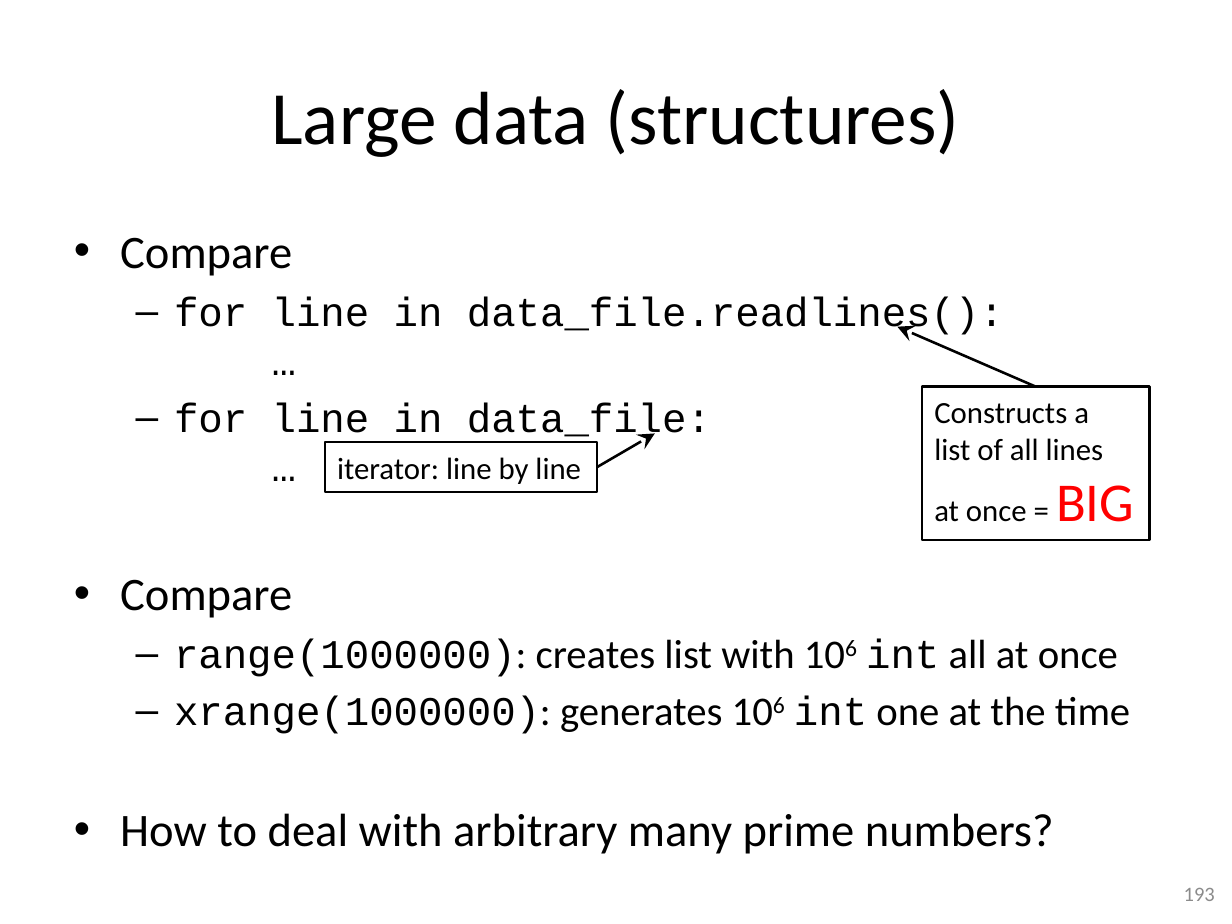
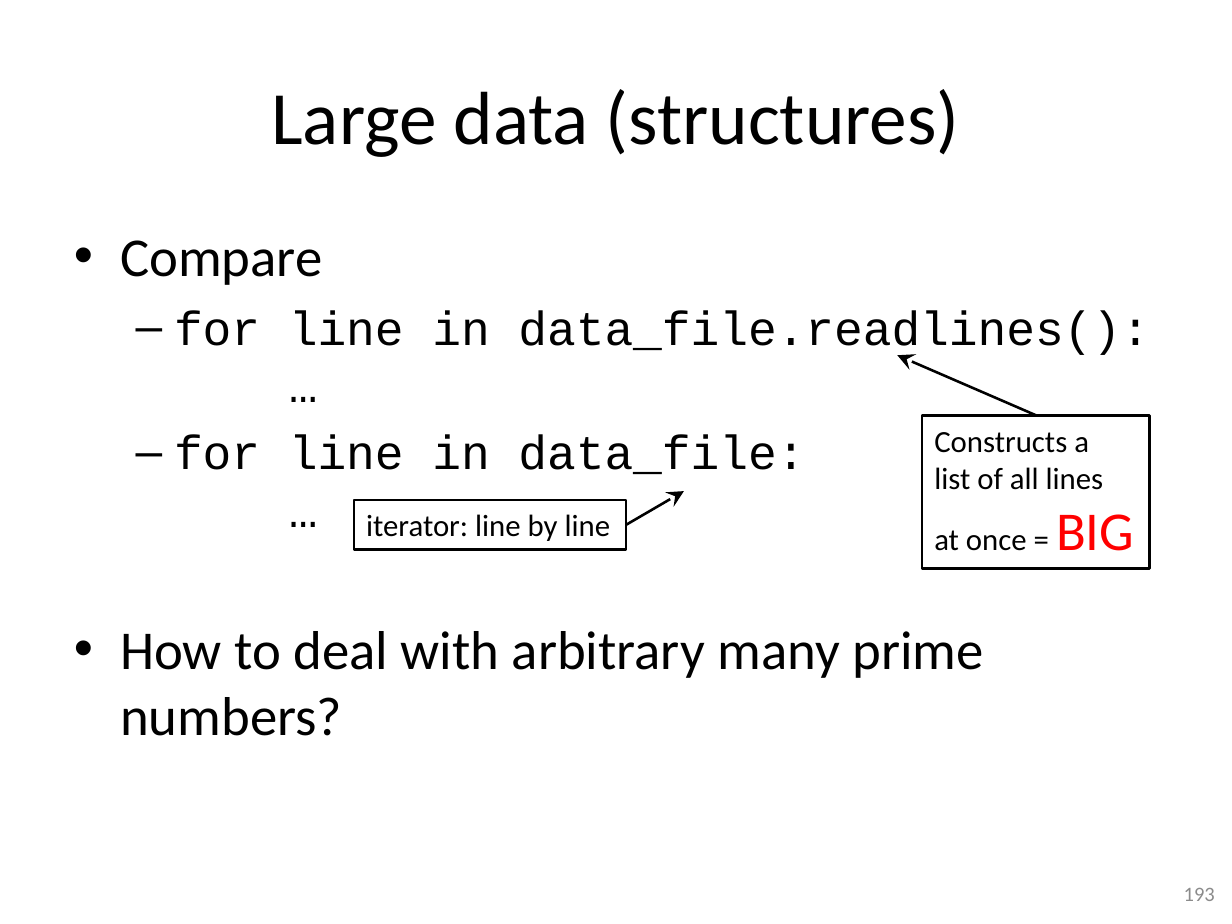
Before and after one commit to gjbex/training-material, a slide deck: slide 193 of Python/python-intro.pptx. Drawn at 1232x924 pixels with LibreOffice and Linux fonts; fonts in the diff are those of the drawing. Boxes give left, top, right and bottom in pixels: in the first picture for what was removed or moved away, otherwise in the second. Text is boxed around its words. In the diff, an @@ line names an element or a change of style, - is before the commit and + after.

```diff
--- a/Python/python-intro.pptx
+++ b/Python/python-intro.pptx
@@ text "Compare" at (x1=120, y1=240, x2=1150, y2=736): size 27.2 to 32 pt in "Compare", "How to deal with arbitrary many prime ..."; size 23.8 to 28 pt in "for line in data_file.readlines(): …", "for line in data_file: …" @@
@@ arrow moved from (1036, 387) - (897, 326) to (1036, 415) - (897, 355) @@
@@ rectangle "Constructs a list of all ..." moved from (x1=923, y1=387, x2=1151, y2=541) to (x1=923, y1=415, x2=1151, y2=569) @@
@@ rectangle "iterator: line by line" moved from (x1=325, y1=442, x2=598, y2=492) to (x1=354, y1=500, x2=626, y2=549) @@
@@ arrow moved from (598, 467) - (654, 434) to (626, 525) - (684, 492) @@
@@ text at (x1=120, y1=579, x2=1130, y2=734): paragraphs removed @@
-• Compare
-  – range(1000000): creates list with 106 int all at once
-  – xrange(1000000): generates 106 int one at the time
```
Also in this commit, not shown: 31 other slides changed, 3 slides added, 1 slide removed.
